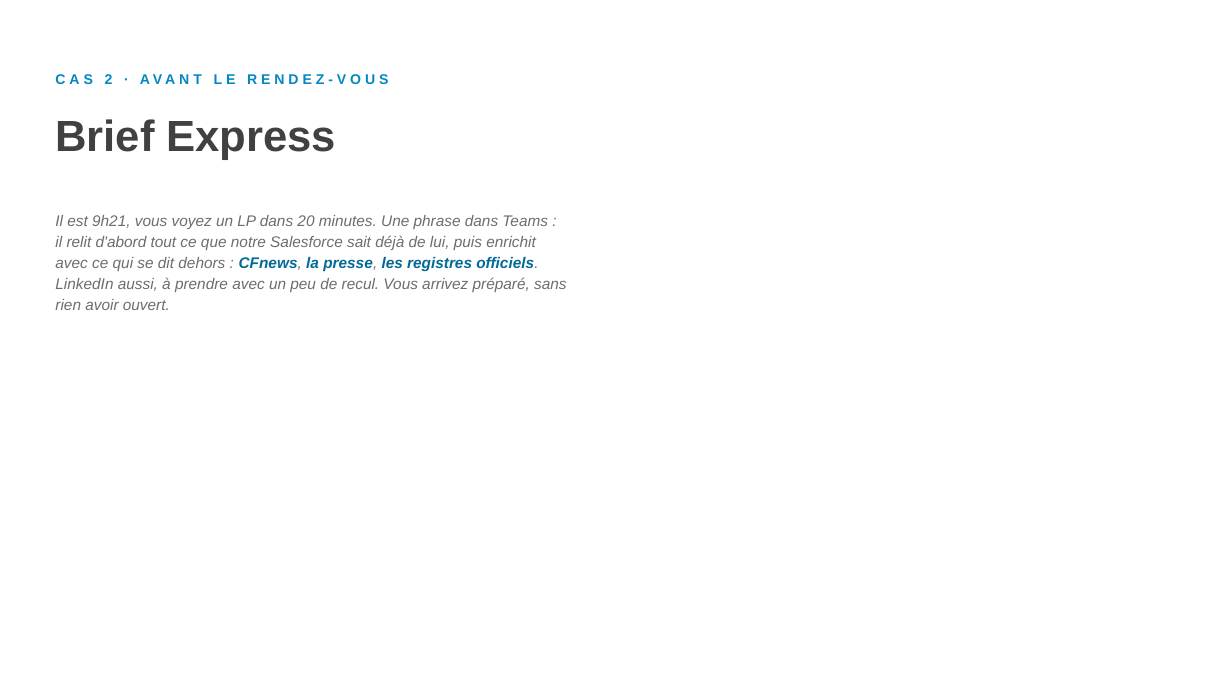
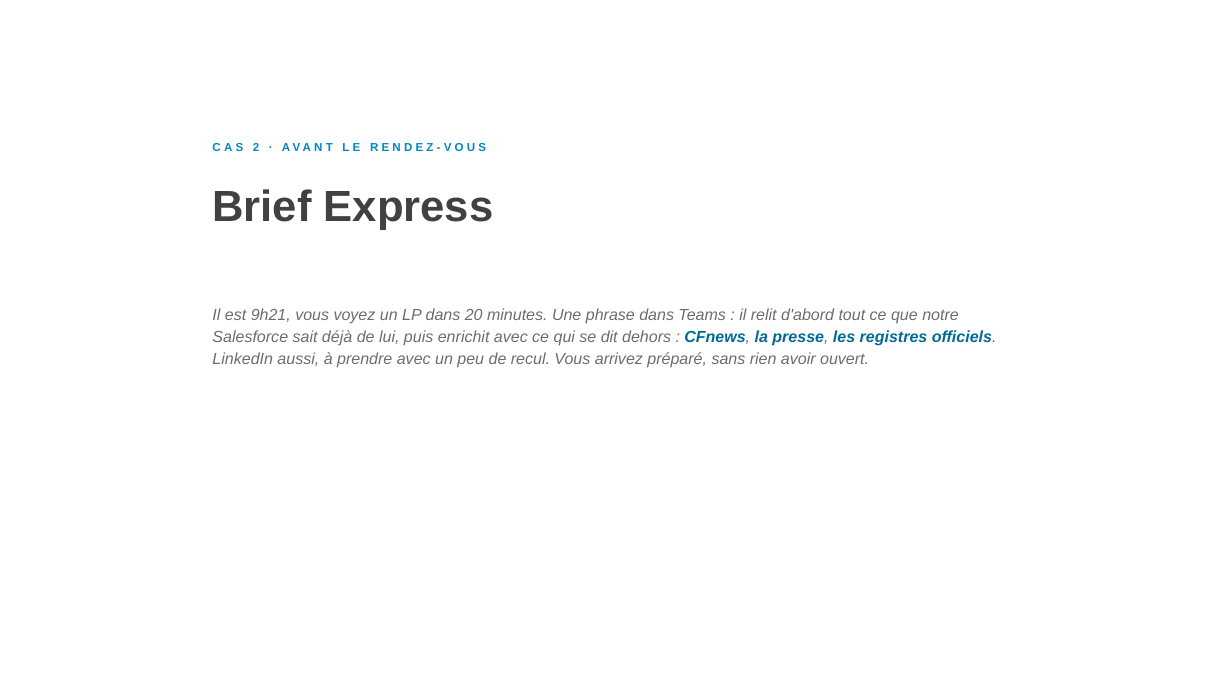
Before and after one commit to felixuniversityca-svg/task-dashboard, a slide deck: slide 34 of LIA-concretement-CC-anime.pptx. Drawn at 1232x693 pixels with LibreOffice and Linux fonts; fonts in the diff are those of the drawing. Boxes give left, top, right and bottom in pixels: in the first picture for what was removed or moved away, otherwise in the second. Text is boxed around its words. In the diff, an @@ line names an element or a change of style, - is before the commit and + after.

```diff
--- a/LIA-concretement-CC-anime.pptx
+++ b/LIA-concretement-CC-anime.pptx
@@ text "CAS 2 · AVANT LE ...": place and size @@
-text "CAS 2 · AVANT LE ..." at (105, 74, 113, 84)
+text "CAS 2 · AVANT LE ..." at (253, 143, 259, 151)
@@ text "CAS 2 · AVANT LE ..." at (253, 143, 259, 151): size 11 to 9 pt, letter spacing 3 to 2.5 pt @@
@@ text "Brief Express": place and size @@
-text "Brief Express" at (55, 119, 337, 160)
+text "Brief Express" at (212, 189, 494, 230)
@@ text "Il est 9h21, vous voyez ...": place and size @@
-text "Il est 9h21, vous voyez ..." at (55, 215, 566, 310)
+text "Il est 9h21, vous voyez ..." at (212, 308, 997, 368)
@@ text "Il est 9h21, vous voyez ..." at (212, 308, 997, 368): size 12 to 12.5 pt; line spacing 16.5pt to 17pt @@
```
Also in this commit, not shown: 39 other slides changed.
